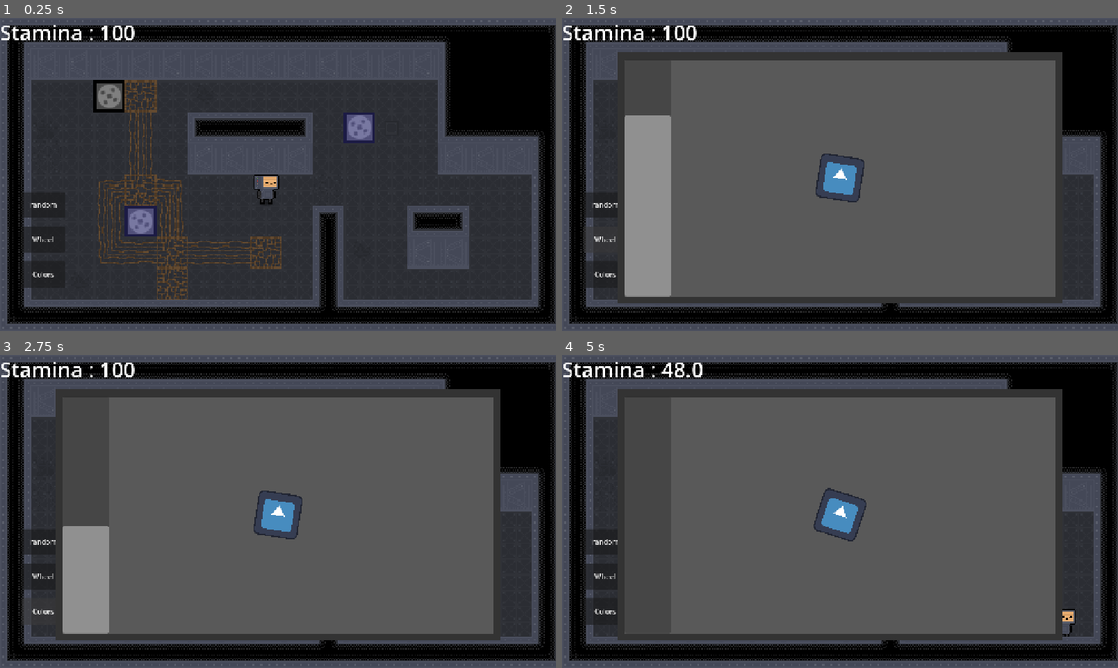
Above: before the commit, frames 1-4 (two rows, left to right).
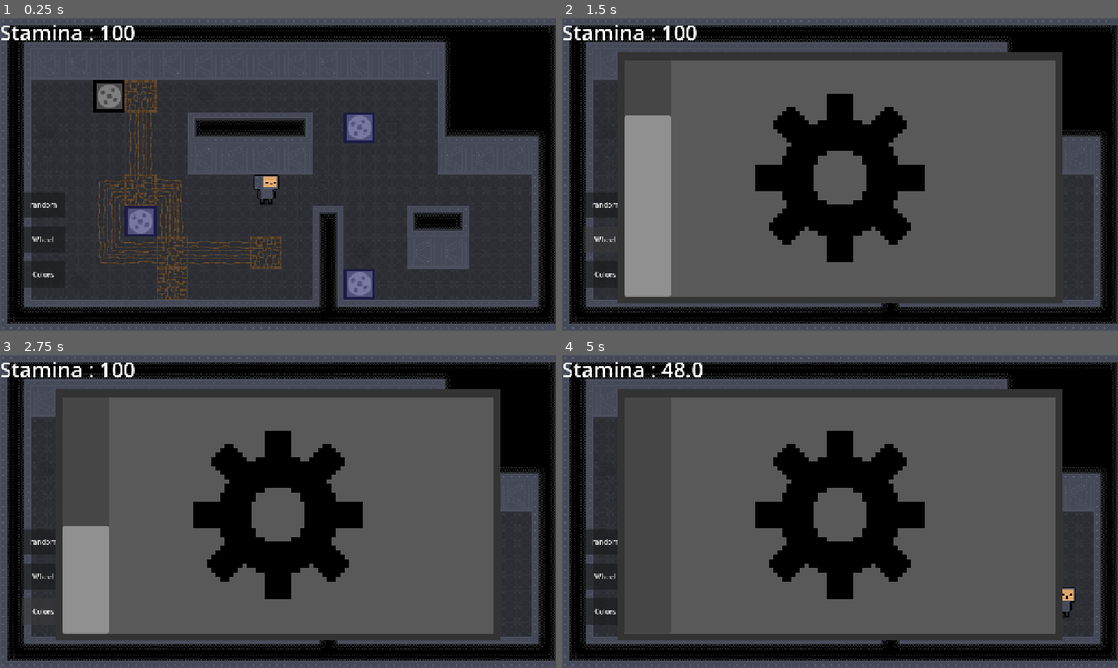
Above: after the commit, the same moments.

Repository: DuneRanger/MSI-GameJam
Game: Godot game, scene res://scenes/game/game.tscn
The game is run twice, just before and just after one commit, with the same random seed, the same clock (stepped at 60 frames per second) and the same inputs. The engine's default icon, where the game draws it, is replaced by a stand-in: a white triangle on a blue panel in a dark square.
Inputs (mouse positions are in pixels of both pictures, inside the frame that each line leads up to):
- Up to frame 1 (0.25 s): no input
- Up to frame 2 (1.5 s): click "random" at 0.5 s; click "Wheel" at 1.25 s
- Up to frame 3 (2.75 s): click "Colors" at 2 s
- Up to frame 4 (5 s): move the mouse to (962, 495) at 2.77 s; hold D (move_right) 2.78-3.53 s; tap E (interact) at 2.85 s; move the mouse to (728, 527) at 3.52 s; hold S (move_down) 3.53-4.28 s; click (728, 527) at 3.6 s; move the mouse to (895, 442) at 4.27 s; hold D (move_right) from 4.28 s (still down); hold Shift (sprint) from 4.28 s (still down)

The runs differ from the first frame. In frame 1, 0.4% of the frame differs, in the area x 62-68%, y 80-90%; in frame 2, 9.5%; in frame 3, 9.5%; in frame 4, 9.8%, in the area x 34-93%, y 24-90%.

Commit message:
add fishing minigame

Diff:
--- a/scenes/game/game.tscn
+++ b/scenes/game/game.tscn
@@ -22,7 +22,7 @@
 tile_map_data = PackedByteArray("AAAFAAcAAgAEAAEAAAAGAAcAAgABAAAAAAAHAAcAAgABAAAAAAAIAAcAAgAEAAAAAwAFAAYAAgAAAAAAAAAFAA …(352 unchanged characters)…
 
 [node name="TileMapMachineLayer" parent="Tilemap" index="2" unique_id=1793809352]
-tile_map_data = PackedByteArray("AAAEAAYAAAAAAAAAAQADAAIAAAAAAAAAAgALAAMAAAAAAAAAAwA=")
+tile_map_data = PackedByteArray("AAAEAAYAAAAAAAAAAQADAAIAAAAAAAAAAgALAAMAAAAAAAAAAwALAAgAAAAAAAAABAA=")
 
 [node name="TilemapWallLayer" parent="Tilemap" index="3" unique_id=695297817]
 tile_map_data = PackedByteArray("AAAAAAAAAwADAAAAAAAAAAEAAwADAAEAAAAAAAIAAwADAAEAAAAAAAMAAwADAAEAAAAAAAQAAwADAAEAAAAAAA …(1040 unchanged characters)…
--- /dev/null
+++ b/scenes/game/machines/machine_instances/fishing_machine.tscn
@@ -0,0 +1,12 @@
+[gd_scene format=3 uid="uid://cgwrmolbassw2"]
+
+[ext_resource type="PackedScene" uid="uid://lvebmnvqwohx" path="res://scenes/game/machines/machine.tscn" id="1_wn05d"]
+[ext_resource type="PackedScene" uid="uid://c4t41snuefl6o" path="res://scenes/game/machines/minigames/epic_fishing.tscn" id="2_ukxlr"]
+[ext_resource type="SpriteFrames" uid="uid://cs80mid484no3" path="res://scenes/game/machines/machine_instances/machine_0_spriteframes.tres" id="3_2qanh"]
+
+[node name="FishingMachine" unique_id=964389702 instance=ExtResource("1_wn05d")]
+linked_minigame_scene = ExtResource("2_ukxlr")
+
+[node name="AnimatedSprite2D" parent="." index="1" unique_id=970174829]
+sprite_frames = ExtResource("3_2qanh")
+animation = &"broken"
--- /dev/null
+++ b/scenes/game/machines/minigames/epic_fishing.tscn
@@ -0,0 +1,72 @@
+[gd_scene format=3 uid="uid://c4t41snuefl6o"]
+
+[ext_resource type="PackedScene" uid="uid://b0xkp06e6vrlk" path="res://scenes/game/machines/minigames/minigame.tscn" id="1_qu2cb"]
+[ext_resource type="Script" uid="uid://bxjiud61imiss" path="res://scripts/game/machines/minigames/epic_fishing.gd" id="2_s0pys"]
+
+[node name="EpicFishing" unique_id=1172947997 node_paths=PackedStringArray("full_bar", "success_bar", "rod") instance=ExtResource("1_qu2cb")]
+script = ExtResource("2_s0pys")
+full_bar = NodePath("FullGame/Background")
+success_bar = NodePath("FullGame/SuccessBar")
+rod = NodePath("FullGame/Rod")
+
+[node name="FullGame" type="Control" parent="." index="3" unique_id=1449956535]
+layout_mode = 1
+anchor_left = 0.8
+anchor_top = 0.1
+anchor_right = 0.93
+anchor_bottom = 0.9
+grow_horizontal = 2
+grow_vertical = 2
+
+[node name="Background" type="ColorRect" parent="FullGame" index="0" unique_id=387478711]
+layout_mode = 1
+anchors_preset = 15
+anchor_right = 1.0
+anchor_bottom = 1.0
+grow_horizontal = 2
+grow_vertical = 2
+color = Color(1, 1, 0.30980393, 1)
+
+[node name="SuccessBar" type="ColorRect" parent="FullGame" index="1" unique_id=1213649983]
+layout_mode = 1
+anchors_preset = -1
+anchor_top = 0.45
+anchor_right = 1.0
+anchor_bottom = 0.55
+grow_horizontal = 2
+grow_vertical = 2
+color = Color(1, 0, 0, 1)
+
+[node name="Rod" type="ColorRect" parent="FullGame" index="2" unique_id=736978147]
+layout_mode = 1
+anchors_preset = -1
+anchor_right = 1.0
+anchor_bottom = 0.033
+color = Color(0, 0, 0, 1)
+
+[node name="start" type="Button" parent="." index="4" unique_id=1888071900]
+layout_mode = 0
+offset_left = 222.26563
+offset_top = 609.16626
+offset_right = 333.0
+offset_bottom = 654.0
+text = "start"
+
+[node name="fish" type="Button" parent="." index="5" unique_id=958352840]
+layout_mode = 0
+offset_left = 607.0
+offset_top = 422.0
+offset_right = 765.2721
+offset_bottom = 468.88635
+text = "fihs"
+
+[node name="Label" type="Label" parent="." index="6" unique_id=1122667319]
+layout_mode = 0
+offset_left = 375.0
+offset_top = 259.0
+offset_right = 618.31824
+offset_bottom = 333.09143
+theme_override_font_sizes/font_size = 30
+
+[connection signal="button_down" from="start" to="." method="_on_start_button_down"]
+[connection signal="button_down" from="fish" to="." method="_on_fish_button_down"]
--- a/scenes/game/machines/minigames/steam_wheel.tscn
+++ b/scenes/game/machines/minigames/steam_wheel.tscn
@@ -1,12 +1,12 @@
 [gd_scene format=3 uid="uid://crwocavy5kif"]
 
 [ext_resource type="PackedScene" uid="uid://b0xkp06e6vrlk" path="res://scenes/game/machines/minigames/minigame.tscn" id="1_4tcca"]
-[ext_resource type="Texture2D" uid="uid://bq2gvbgqjc7o2" path="res://assets/game/player/icon.svg" id="2_c6x8i"]
+[ext_resource type="Texture2D" uid="uid://c0jenskabf5yc" path="res://assets/game/minigames/gear.png" id="3_7aawq"]
 [ext_resource type="Script" uid="uid://bhnpyuwu2nwd1" path="res://scripts/game/machines/minigames/steam_wheel.gd" id="3_c6x8i"]
 
 [node name="SteamWheel" unique_id=1172947997 node_paths=PackedStringArray("wheel_scene") instance=ExtResource("1_4tcca")]
 script = ExtResource("3_c6x8i")
-wheel_scene = NodePath("CenterContainer/SteamWheel")
+wheel_scene = NodePath("SteamWheel")
 
 [node name="WheelInputArea" type="Control" parent="." index="1" unique_id=1604580949]
 layout_mode = 1
@@ -21,20 +21,19 @@
 grow_horizontal = 2
 grow_vertical = 2
 
-[node name="CenterContainer" type="CenterContainer" parent="." index="2" unique_id=780391091]
+[node name="SteamWheel" type="TextureRect" parent="." index="2" unique_id=1243217041]
 layout_mode = 1
-anchors_preset = 15
-anchor_right = 1.0
-anchor_bottom = 1.0
+anchors_preset = -1
+anchor_left = 0.3
+anchor_top = 0.12
+anchor_right = 0.7
+anchor_bottom = 0.88
 grow_horizontal = 2
 grow_vertical = 2
-
-[node name="SteamWheel" type="TextureRect" parent="CenterContainer" index="0" unique_id=1243217041]
-layout_mode = 2
+pivot_offset_ratio = Vector2(0.5, 0.5)
 mouse_filter = 2
-texture = ExtResource("2_c6x8i")
-expand_mode = 5
-stretch_mode = 3
+texture = ExtResource("3_7aawq")
+stretch_mode = 5
 
 [node name="Timer" parent="." index="3" unique_id=323906846]
 wait_time = 4.0
--- a/scenes/game/tilemap/tilemap.tscn
+++ b/scenes/game/tilemap/tilemap.tscn
@@ -6,6 +6,7 @@
 [ext_resource type="PackedScene" uid="uid://b0wae3pnq5bxx" path="res://scenes/game/machines/machine_instances/steam_machine.tscn" id="4_a4bj7"]
 [ext_resource type="PackedScene" uid="uid://cqsyyggibtbjm" path="res://scenes/game/machines/machine_instances/color_machine.tscn" id="5_auq54"]
 [ext_resource type="PackedScene" uid="uid://b3dlssh62472i" path="res://scenes/game/machines/machine_instances/maze_machine.tscn" id="6_auq54"]
+[ext_resource type="PackedScene" uid="uid://cgwrmolbassw2" path="res://scenes/game/machines/machine_instances/fishing_machine.tscn" id="7_hjhdi"]
 
 [sub_resource type="TileSetAtlasSource" id="TileSetAtlasSource_3aos4"]
 texture = ExtResource("1_fysb2")
@@ -529,6 +530,7 @@
 scenes/1/scene = ExtResource("4_a4bj7")
 scenes/2/scene = ExtResource("5_auq54")
 scenes/3/scene = ExtResource("6_auq54")
+scenes/4/scene = ExtResource("7_hjhdi")
 
 [sub_resource type="TileSet" id="TileSet_m0ah8"]
 tile_size = Vector2i(24, 24)
--- /dev/null
+++ b/scripts/game/machines/minigames/epic_fishing.gd
@@ -0,0 +1,55 @@
+extends Minigame
+
+var half_period : float = 1.0
+
+@export var full_bar : Control
+@export var success_bar : ColorRect
+@export var rod : ColorRect
+
+var rod_tween : Tween
+
+var global_top_bound : float
+var global_bottom_bound : float
+
+var full_distance : float
+const speed_per_pixel : float = 300
+
+func _ready() -> void:
+	full_distance = full_bar.size.y - rod.size.y
+	global_top_bound = success_bar.global_position.y
+	global_bottom_bound = success_bar.global_position.y + success_bar.size.y
+
+	var max_y : float = full_bar.size.y * (success_bar.anchor_top - rod.anchor_bottom)
+	rod.position.y = randf_range(0.0, max_y)
+	var remaining_distance : float = rod.position.y
+	rod_tween = create_tween()
+	rod_tween.chain().tween_property(rod, "position", Vector2(0,0), remaining_distance / speed_per_pixel)
+	rod_tween.set_ease(Tween.EASE_IN_OUT)
+	rod_tween.tween_callback(link_remaining_tween)
+
+func start_minigame() -> void:
+	rod_tween.play()
+
+func link_remaining_tween() -> void:
+	rod_tween = create_tween()
+	rod_tween.tween_property(rod, "position", Vector2(0,full_distance), full_distance / speed_per_pixel)
+	rod_tween.chain().tween_property(rod, "position", Vector2(0,0), full_distance / speed_per_pixel)
+	rod_tween.set_ease(Tween.EASE_IN_OUT)
+	rod_tween.set_loops()
+
+
+func _on_start_button_down() -> void:
+	start_minigame()
+
+func _on_fish_button_down() -> void:
+	var global_top_rod : float = rod.global_position.y
+	var global_bottom_rod : float = rod.global_position.y + rod.size.y
+	if (global_top_rod > global_top_bound) and (global_top_rod < global_bottom_bound):
+		$Label.text = "Success, top bar"
+	elif (global_bottom_rod > global_top_bound) and (global_bottom_rod < global_bottom_bound):
+		$Label.text = "Success, bottom bar"
+	else:
+		$Label.text = "no"
+		minigame_failed.emit()
+		return
+	minigame_completed.emit()
Not shown, added: scripts/game/machines/minigames/epic_fishing.gd.uid
